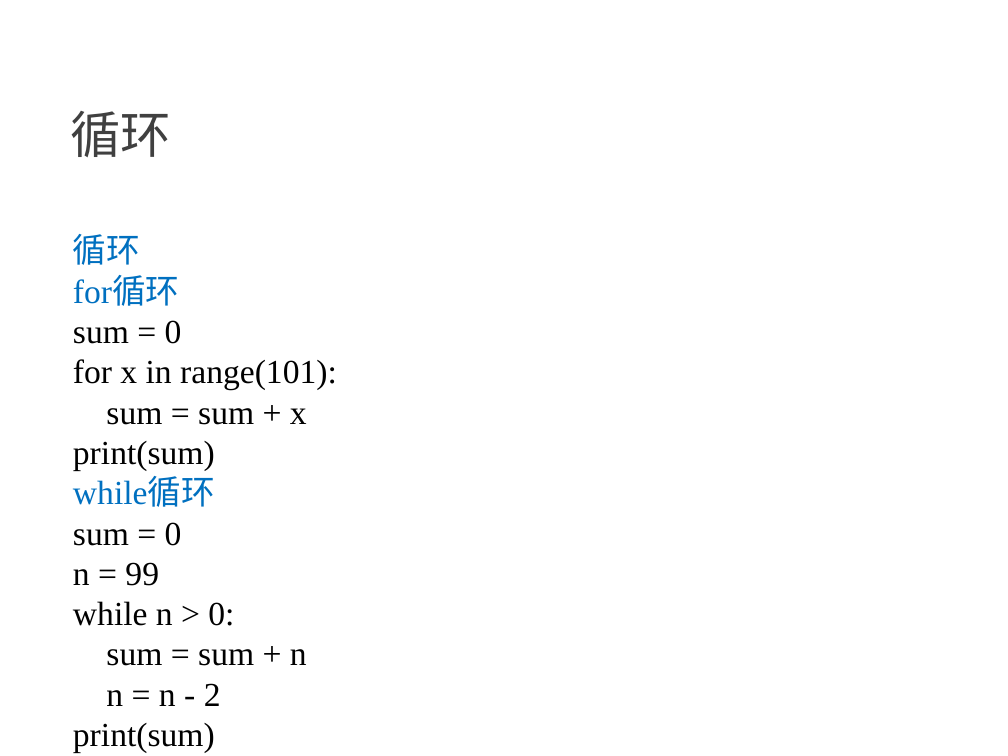
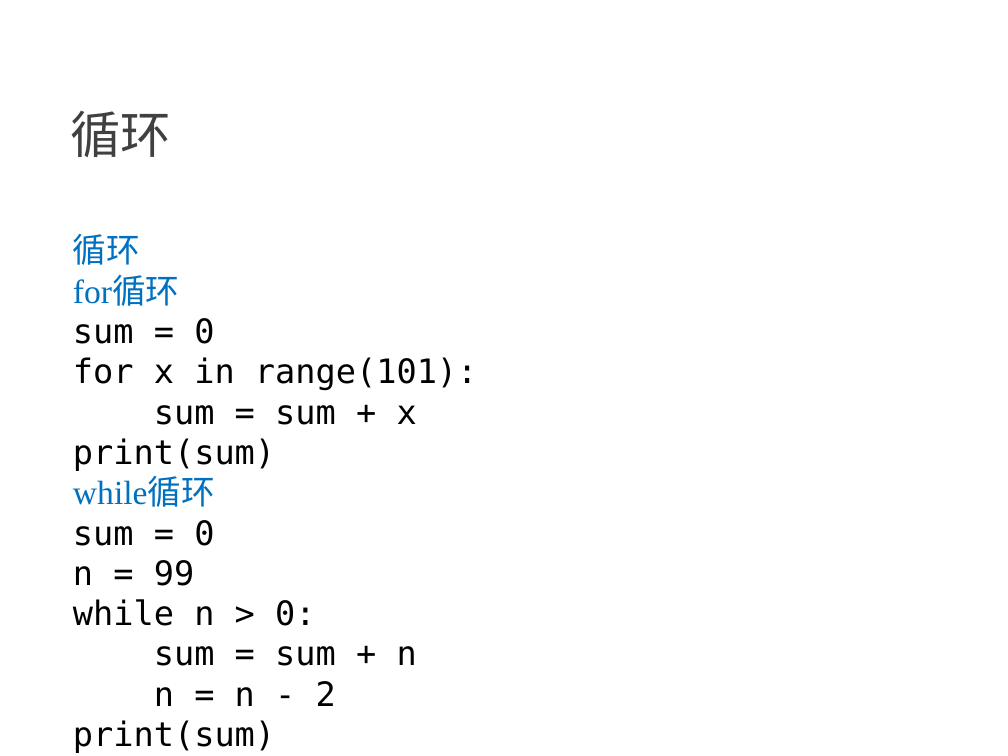
Before and after one commit to NewGr8Player/My-PPT, a slide deck: slide 14 of Python3/1.Python3-基础.pptx. Drawn at 1008x756 pixels with LibreOffice and Linux fonts; fonts in the diff are those of the drawing. Boxes give left, top, right and bottom in pixels: in the first picture for what was removed or moved away, otherwise in the second. Text is boxed around its words. In the diff, an @@ line names an element or a change of style, - is before the commit and + after.

```diff
--- a/Python3/1.Python3-基础.pptx
+++ b/Python3/1.Python3-基础.pptx
@@ text at (73,318,477,753): font Times New Roman to DejaVu Sans Mono in "sum = 0", "for x in range(101):", "sum = sum + x", "print(sum)" and 6 more places @@
```
Also in this commit, not shown: 15 other slides changed, 5 other files.
